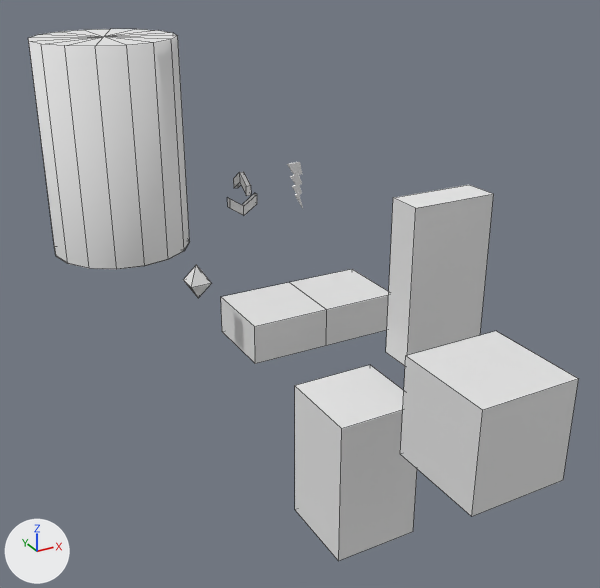
Before and after pictures for a commit that changed the Blender file etc/blend/Prefabs.blend.
Both versions are drawn from a 50 mm lens placed at (-4.84, -10.1, 4.34), pointed at (-0.44, -2.11, 0.35). The lights are fixed; the arrows at lower left show +X, +Y and +Z. Mesh edges are drawn as thin lines on the coarser meshes.

Names of what the first picture shows: 'Acid', 'AmbientSound', 'Door', 'EndPoint', 'JumpPad', 'Trap'.
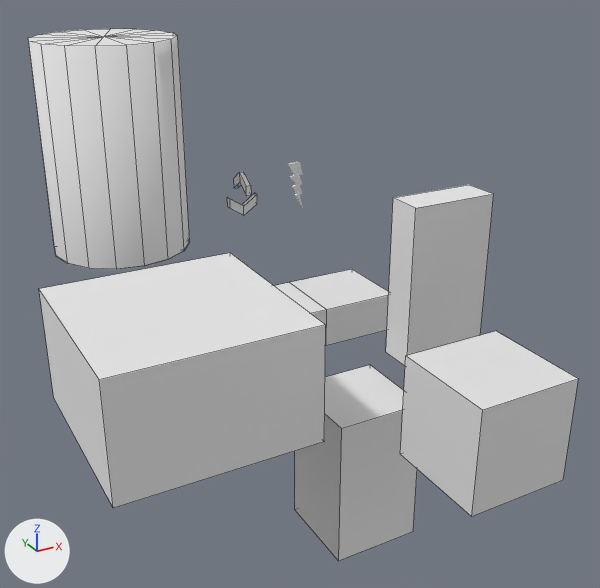
Changed parts and their boxes [x1, y1, x2, y2] in the pictures (600 x 588 px):
'MessageTrigger', added: after [39, 253, 326, 508]
'Trap', unchanged, covered by the edit: before [221, 283, 327, 364]; after [275, 283, 327, 335]

The change, as a list of edits to the scene's bpy script:
```text
Add mat_dummy_001:
    mat_dummy_001 = diffuse_material('Dummy.001')
    mat_dummy_001.base_color = (0.8, 0.8, 0.8)  # white #e7e7e7
Add me_messagetrigger:
    me_messagetrigger.from_pydata(...)  # a box spanning x -1.0..1.0, y -1.0..1.0, z -0.5..0.7
    me_messagetrigger.materials.append(mat_dummy_001)  # its picture is missing
Add ob_messagetrigger:
    ob_messagetrigger = bpy.data.objects.new('MessageTrigger', me_messagetrigger)
    ob_messagetrigger.location = (-2.5, -3.5, 0.5)
```
